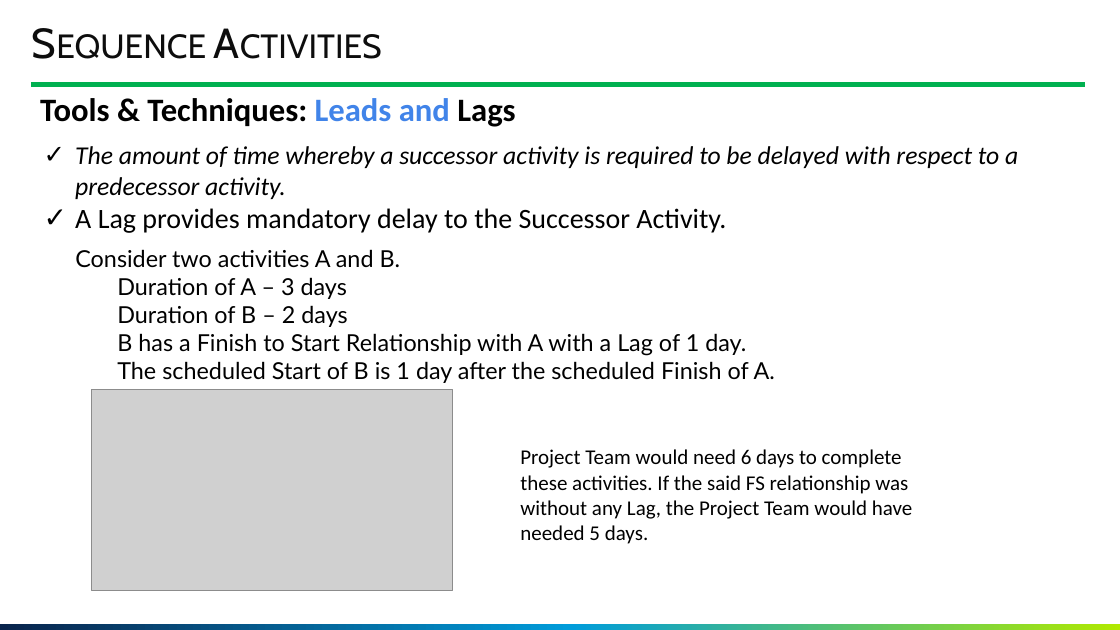
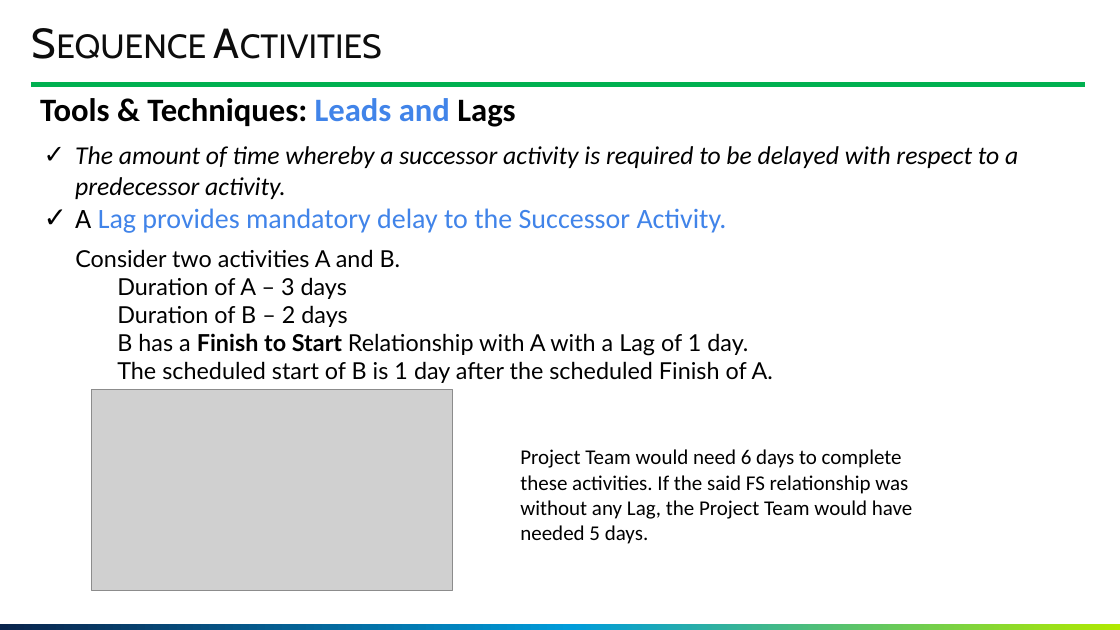
Before and after one commit to GoonerMAK/SWE_4803_Software_Project_Management, a slide deck: slide 88 of SWE 4803_Lec5_part1.pptm. Drawn at 1120x630 pixels with LibreOffice and Linux fonts; fonts in the diff are those of the drawing; grey boxes stand for pictures; background and template pictures are left out. Boxes give left, top, right and bottom in pixels: in the first picture for what was removed or moved away, otherwise in the second. Text is boxed around its words. In the diff, an @@ line names an element or a change of style, - is before the commit and + after.

```diff
--- a/SWE 4803_Lec5_part1.pptm
+++ b/SWE 4803_Lec5_part1.pptm
@@ text at [75, 208, 727, 233]: text colour #000000 to #4184E8 in "Lag provides mandatory delay to the Successor ..." @@
@@ text at [117, 333, 748, 356]: bold on in "Finish to Start" @@
@@ text at [117, 361, 773, 383]: text changed @@
-  The scheduled Start of B is 1 day after the scheduled Finish of A.
+  The scheduled start of B is 1 day after the scheduled Finish of A.
```
Also in this commit, not shown: 18 other slides changed, 1 slide added, 4 other files.
